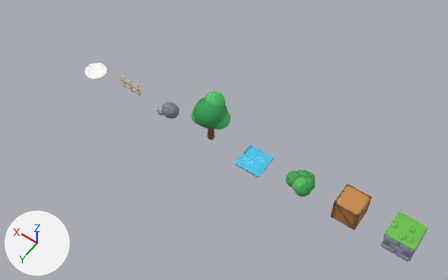
The Blender file krawall/spiel/arena/objekte.blend, before and after one commit.
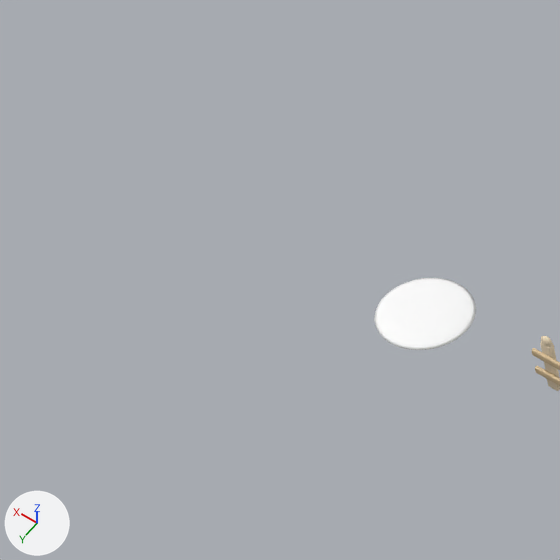
Each version appears first whole from a 50 mm camera at (-1.62, 17.78, 28.25) aimed at (11.08, 0.0, 0.31), and next in a close-up on the part from 0% to 28% of the width and 0% to 45% of the height. The lights are fixed; the arrows at lower left show +X, +Y and +Z. The last two pictures show the newer version.

Objects in the first close-up: 'Spawn', 'Zaun'.
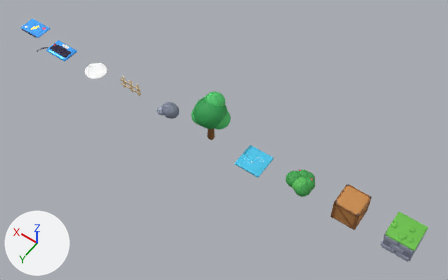
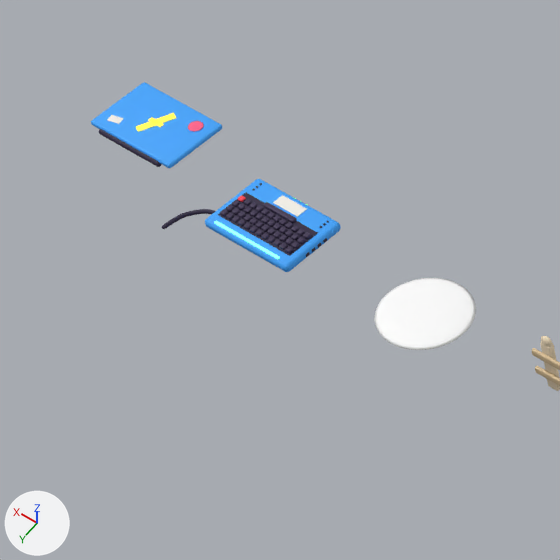
Location of each change, (x1, y1, x2, y2) in pixels of the close-ups (560 x 560 px):
'Laptop', added: after (162, 179, 341, 272)
    faces in mat_pc_gehaeuse (blue #3da5ff): (205, 179, 341, 272)
    faces in mat_pc_taste (dark purple #3a2e4f): (220, 199, 311, 253)
    faces in mat_pc_dunkel (dark purple #2a2140): (162, 183, 329, 257)
    faces in mat_pc_hell (white #f4f1ea): (273, 195, 307, 217)
    faces in mat_pc_innen (green #7cffcb, glowing green #7cffcb): (214, 221, 280, 259)
'LaptopDeckel', added: after (91, 82, 222, 168)
    faces in mat_pc_gehaeuse (blue #3da5ff): (91, 82, 222, 168)
    faces in mat_pc_dunkel (dark purple #2a2140): (99, 129, 162, 167)
    faces in mat_pc_logo (yellow #ffd23f, glowing yellow #ffd23f): (136, 113, 176, 132)
    faces in mat_pc_sticker (pink #ff5e8a): (188, 121, 204, 132)

Diff of the bpy script that builds the scene:
```diff
--- a/krawall/spiel/arena/objekte.blend.py
+++ b/krawall/spiel/arena/objekte.blend.py
@@ mat_pc_hell @@
+mat_pc_hell = principled_material('pc_hell')
+mat_pc_hell.base_color = (0.905, 0.88, 0.823)  # white #f4f1ea
+mat_pc_hell.roughness = 0.65
@@ mat_pc_logo @@
+mat_pc_logo = principled_material('pc_logo')
+mat_pc_logo.base_color = (1.0, 0.644, 0.0497)  # yellow #ffd23f
+mat_pc_logo.roughness = 0.65
+mat_pc_logo.emission_color = (1.0, 0.644, 0.0497)  # yellow #ffd23f
+mat_pc_logo.emission_strength = 1.0
@@ mat_pc_dunkel @@
+mat_pc_dunkel = principled_material('pc_dunkel')
+mat_pc_dunkel.base_color = (0.0232, 0.0152, 0.0513)  # dark purple #2a2140
+mat_pc_dunkel.roughness = 0.65
@@ mat_pc_gehaeuse @@
+mat_pc_gehaeuse = principled_material('pc_gehaeuse')
+mat_pc_gehaeuse.base_color = (0.0467, 0.376, 1.0)  # blue #3da5ff
+mat_pc_gehaeuse.roughness = 0.65
@@ mat_pc_sticker @@
+mat_pc_sticker = principled_material('pc_sticker')
+mat_pc_sticker.base_color = (1.0, 0.112, 0.254)  # pink #ff5e8a
+mat_pc_sticker.roughness = 0.65
@@ mat_pc_taste @@
+mat_pc_taste = principled_material('pc_taste')
+mat_pc_taste.base_color = (0.0423, 0.0273, 0.0782)  # dark purple #3a2e4f
+mat_pc_taste.roughness = 0.65
@@ mat_pc_led @@
+mat_pc_led = principled_material('pc_led')
+mat_pc_led.base_color = (0.202, 1.0, 0.105)  # green #7cff5b
+mat_pc_led.roughness = 0.65
+mat_pc_led.emission_color = (0.202, 1.0, 0.105)  # green #7cff5b
+mat_pc_led.emission_strength = 1.0
@@ mat_pc_innen @@
+mat_pc_innen = principled_material('pc_innen')
+mat_pc_innen.base_color = (0.202, 1.0, 0.597)  # green #7cffcb
+mat_pc_innen.roughness = 0.65
+mat_pc_innen.emission_color = (0.202, 1.0, 0.597)  # green #7cffcb
+mat_pc_innen.emission_strength = 1.0
@@ mat_pc_knopf @@
+mat_pc_knopf = principled_material('pc_knopf')
+mat_pc_knopf.base_color = (1.0, 0.063, 0.0953)  # red #ff4757
+mat_pc_knopf.roughness = 0.65
@@ me_laptopdeckel @@
+me_laptopdeckel.from_pydata(...)  # 1812 vertices, 1872 faces; spans x -0.85..0.85, y -1.12..0.05, z -0.05..0.1
+me_laptopdeckel.polygons.foreach_set('use_smooth', [True] * 1872)
+# faces by material slot: [218, 602, 278, 654, 120]
+me_laptopdeckel.materials.append(mat_pc_gehaeuse)  # blue #3da5ff
+me_laptopdeckel.materials.append(mat_pc_dunkel)  # dark purple #2a2140
+me_laptopdeckel.materials.append(mat_pc_hell)  # white #f4f1ea
+me_laptopdeckel.materials.append(mat_pc_logo)  # yellow #ffd23f, glowing yellow #ffd23f
+me_laptopdeckel.materials.append(mat_pc_sticker)  # pink #ff5e8a
@@ me_laptop @@
+me_laptop.from_pydata(...)  # 14186 vertices, 14366 faces; spans x -0.86..1.33, y -0.59..0.97, z 0.0..0.21
+me_laptop.polygons.foreach_set('use_smooth', [True] * 14366)
+# faces by material slot: [218, 2850, 10464, 218, 218, 180, 218]
+me_laptop.materials.append(mat_pc_gehaeuse)  # blue #3da5ff
+me_laptop.materials.append(mat_pc_dunkel)  # dark purple #2a2140
+me_laptop.materials.append(mat_pc_taste)  # dark purple #3a2e4f
+me_laptop.materials.append(mat_pc_knopf)  # red #ff4757
+me_laptop.materials.append(mat_pc_hell)  # white #f4f1ea
+me_laptop.materials.append(mat_pc_led)  # green #7cff5b, glowing green #7cff5b
+me_laptop.materials.append(mat_pc_innen)  # green #7cffcb, glowing green #7cffcb
@@ ob_laptopdeckel @@
+ob_laptopdeckel = bpy.data.objects.new('LaptopDeckel', me_laptopdeckel)
+ob_laptopdeckel.location = (27.0, 0.0, 0.0)
@@ ob_laptop @@
+ob_laptop = bpy.data.objects.new('Laptop', me_laptop)
+ob_laptop.location = (24.0, 0.0, 0.0)
```
